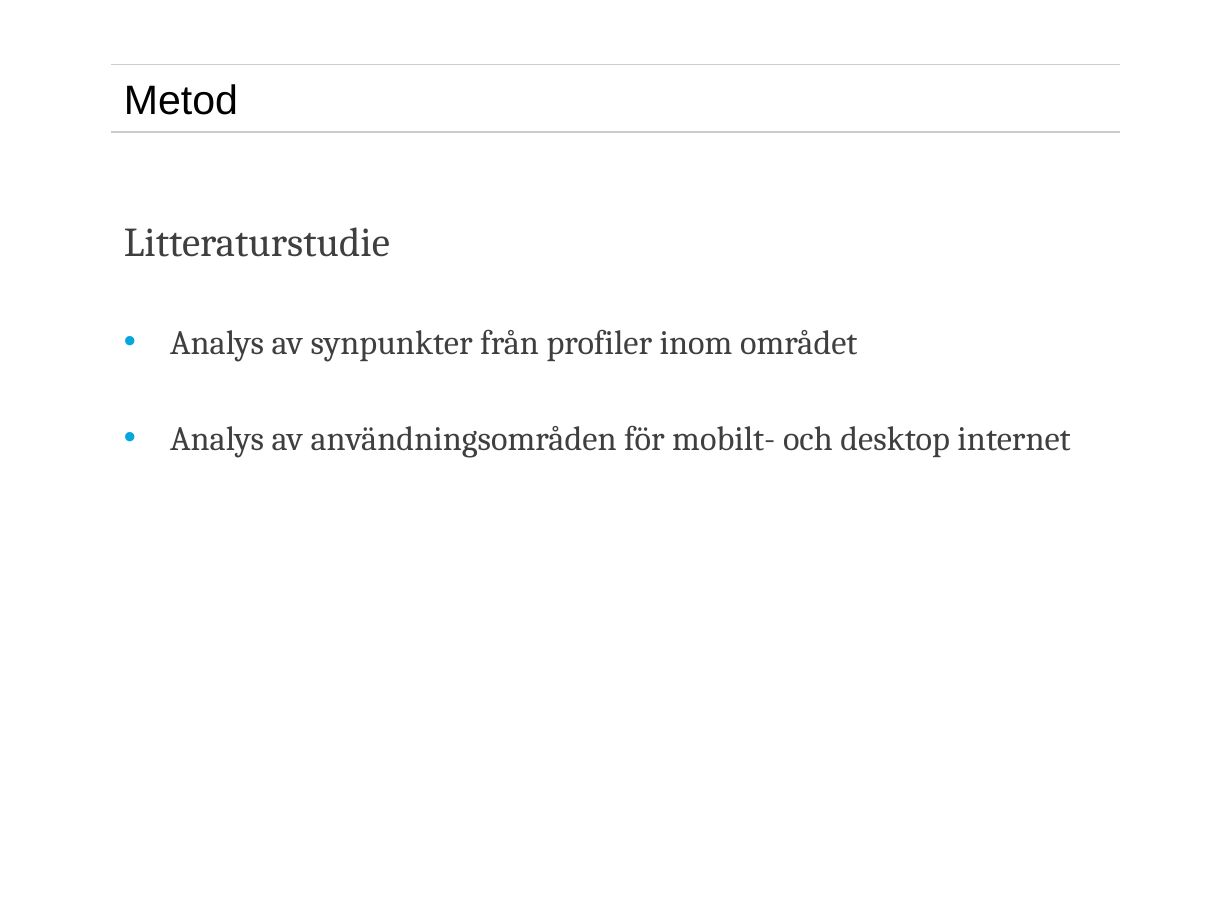
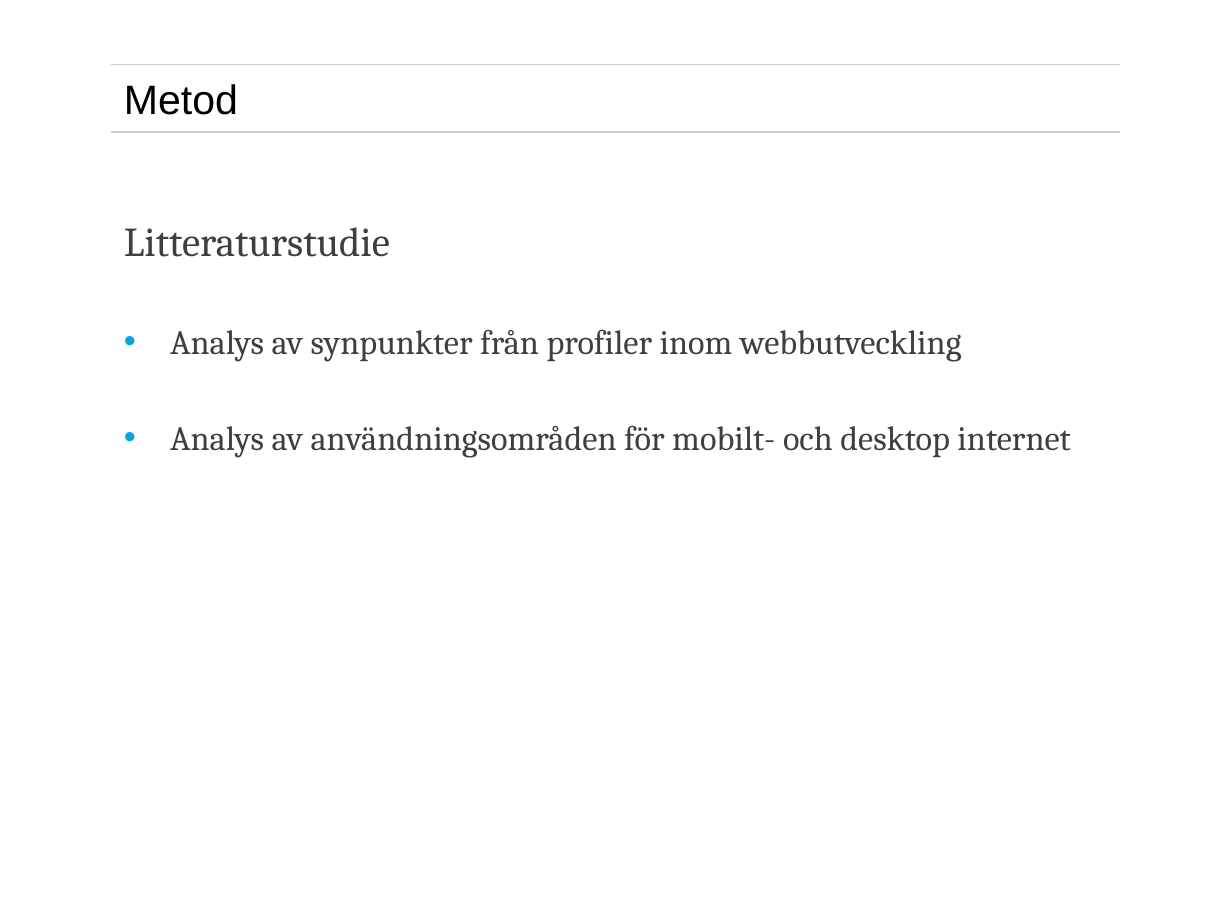
Before and after one commit to eduardocastaneda/exjobb, a slide deck: slide 22 of presentation/exjobbspresentationrecover.pptx. Drawn at 1232x924 pixels with LibreOffice and Linux fonts; fonts in the diff are those of the drawing; background and template pictures are left out. Boxes give left, top, right and bottom in pixels: in the first picture for what was removed or moved away, otherwise in the second. Text is boxed around its words. In the diff, an @@ line names an element or a change of style, - is before the commit and + after.

```diff
--- a/presentation/exjobbspresentationrecover.pptx
+++ b/presentation/exjobbspresentationrecover.pptx
@@ text at (170, 329, 961, 362): text changed @@
-• Analys av synpunkter från profiler inom området
+• Analys av synpunkter från profiler inom webbutveckling
```
Also in this commit, not shown: 18 other slides changed, 7 other files.
